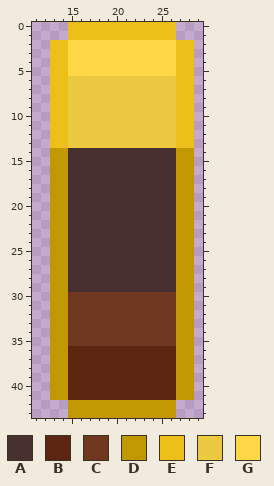
Pixel-art sprite -- software/AXE/Assets/Art/Coin/3.png. Above, as it was before the edit.
The file is 128x128 pixels, drawn in blocks of 2x2; one block is one cell here. Shown: x 11..29, y 0..43. The old version is drawn lined up with the new one, on the new canvas.
Palette (. is transparent): A #483030  B #5b2510  C #703720  D #c29800  E #edbf19  F #edc841  G #ffd745
Pixels before, first column x 13:
 0 ..EEEEEEEEEEEE..
 1 ..EEEEEEEEEEEE..
 2 EEGGGGGGGGGGGGEE
 3 EEGGGGGGGGGGGGEE
 4 EEGGGGGGGGGGGGEE
 5 EEGGGGGGGGGGGGEE
 6 EEFFFFFFFFFFFFEE
 7 EEFFFFFFFFFFFFEE
 8 EEFFFFFFFFFFFFEE
 9 EEFFFFFFFFFFFFEE
10 EEFFFFFFFFFFFFEE
11 EEFFFFFFFFFFFFEE
12 EEFFFFFFFFFFFFEE
13 EEFFFFFFFFFFFFEE
14 DDAAAAAAAAAAAADD
15 DDAAAAAAAAAAAADD
16 DDAAAAAAAAAAAADD
17 DDAAAAAAAAAAAADD
18 DDAAAAAAAAAAAADD
19 DDAAAAAAAAAAAADD
20 DDAAAAAAAAAAAADD
21 DDAAAAAAAAAAAADD
22 DDAAAAAAAAAAAADD
23 DDAAAAAAAAAAAADD
24 DDAAAAAAAAAAAADD
25 DDAAAAAAAAAAAADD
26 DDAAAAAAAAAAAADD
27 DDAAAAAAAAAAAADD
28 DDAAAAAAAAAAAADD
29 DDAAAAAAAAAAAADD
30 DDCCCCCCCCCCCCDD
31 DDCCCCCCCCCCCCDD
32 DDCCCCCCCCCCCCDD
33 DDCCCCCCCCCCCCDD
34 DDCCCCCCCCCCCCDD
35 DDCCCCCCCCCCCCDD
36 DDBBBBBBBBBBBBDD
37 DDBBBBBBBBBBBBDD
38 DDBBBBBBBBBBBBDD
39 DDBBBBBBBBBBBBDD
40 DDBBBBBBBBBBBBDD
41 DDBBBBBBBBBBBBDD
42 ..DDDDDDDDDDDD..
43 ..DDDDDDDDDDDD..
Once edited:
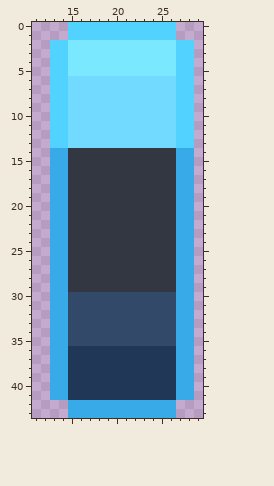
Diff:
canvas 64x64 -> 38x44, the old top-left corner now at -13,-10 (the part of the old canvas that was cut away was empty and is not shown)
Colour A changes from #483030 to #333741.
Colour B changes from #5b2510 to #203757.
Colour C changes from #703720 to #334969.
Colour D changes from #c29800 to #39aae8.
Colour E changes from #edbf19 to #52d3ff.
Colour F changes from #edc841 to #72d9ff.
Colour G changes from #ffd745 to #7ae9ff.
Boxes around the changes in both pictures, in picture pixels (x1, y1, x2, y2):
changed: (50, 22, 194, 418)
